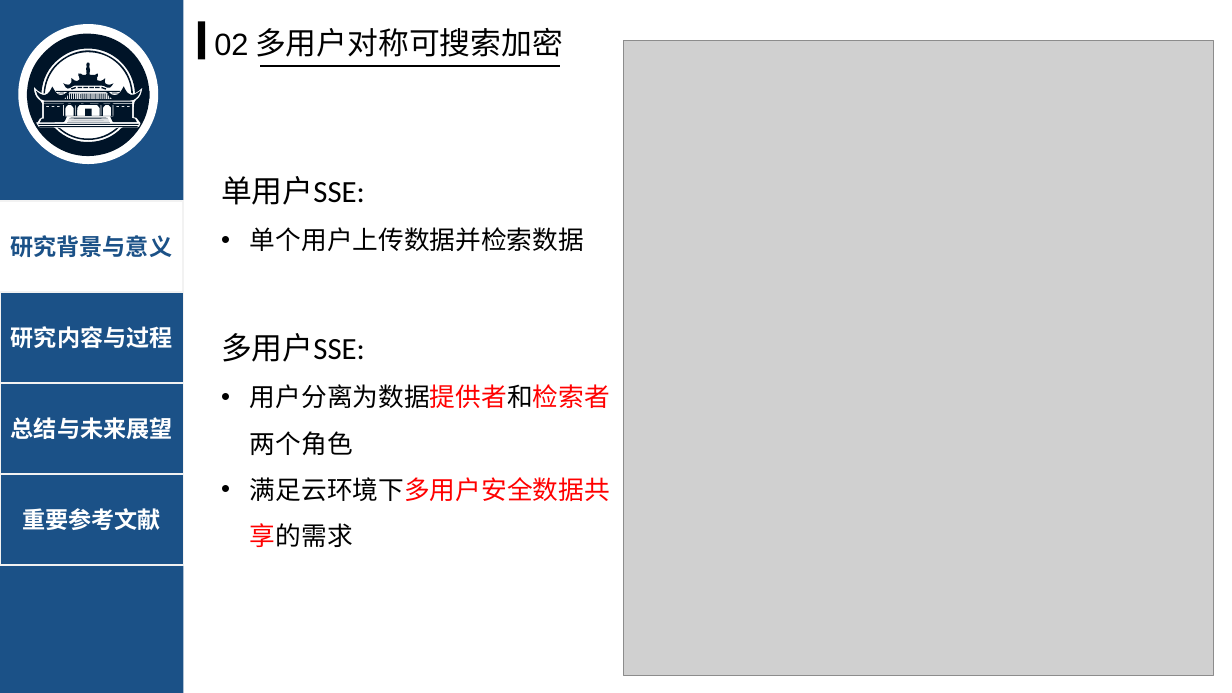
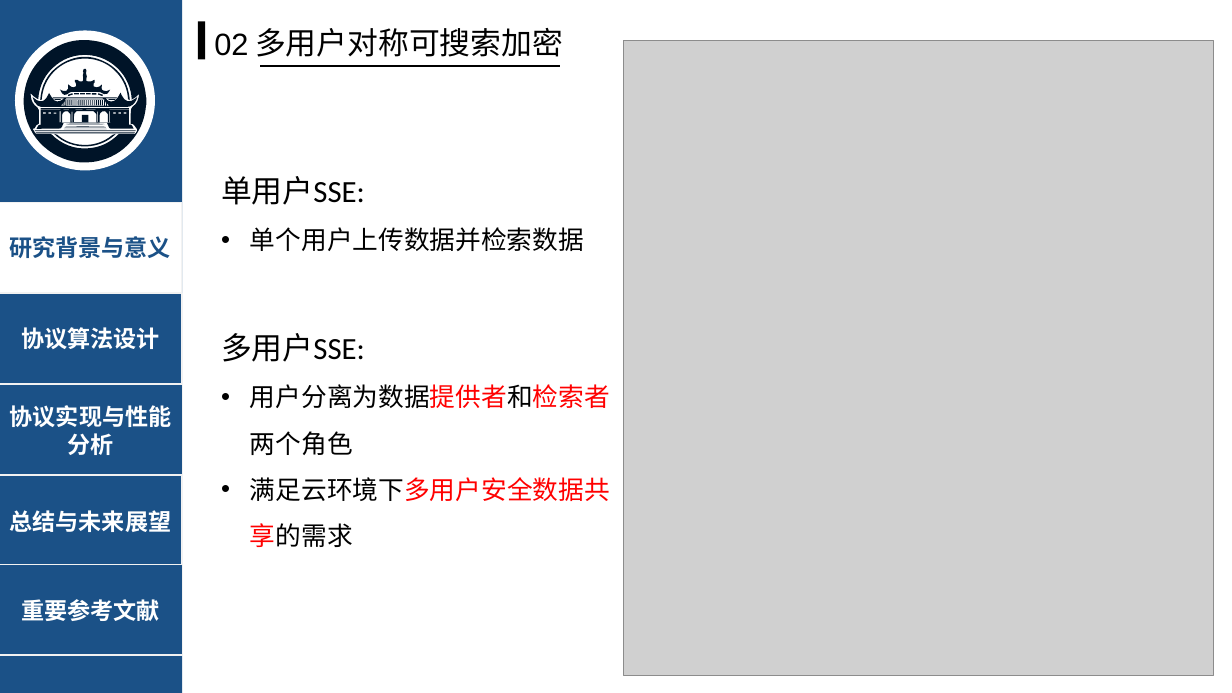
Before and after one commit to jerry-luo-zl/Searchable-Encrption-MC-JXT, a slide deck: slide 5 of pre/毕设答辩-罗之龙.pptx. Drawn at 1232x693 pixels with LibreOffice and Linux fonts; fonts in the diff are those of the drawing; grey boxes stand for pictures. Boxes give left, top, right and bottom in pixels: in the first picture for what was removed or moved away, otherwise in the second. Text is boxed around its words. In the diff, an @@ line names an element or a change of style, - is before the commit and + after.

```diff
--- a/pre/毕设答辩-罗之龙.pptx
+++ b/pre/毕设答辩-罗之龙.pptx
@@ picture added at bbox=[54, 53, 127, 124] @@
@@ freeform shape: place and size @@
-freeform shape at bbox=[105, 93, 106, 99]
+freeform shape at bbox=[67, 100, 67, 105]
@@ freeform shape: place and size @@
-freeform shape at bbox=[104, 93, 104, 99]
+freeform shape at bbox=[68, 100, 69, 105]
@@ freeform shape: place and size @@
-freeform shape at bbox=[95, 87, 100, 88]
+freeform shape at bbox=[74, 93, 79, 94]
@@ freeform shape: place and size @@
-freeform shape at bbox=[76, 93, 77, 99]
+freeform shape at bbox=[82, 100, 83, 105]
@@ freeform shape: place and size @@
-freeform shape at bbox=[83, 87, 88, 88]
+freeform shape at bbox=[86, 93, 91, 94]
@@ 22 freeform shapes: place and size @@
-22 freeform shapes at bbox=[43, 47, 133, 145]
+22 freeform shapes at bbox=[41, 54, 130, 152]
@@ 14 freeform shapes, 1 ellipse: place and size @@
-14 freeform shapes, 1 ellipse at bbox=[18, 24, 159, 165]
+14 freeform shapes, 1 ellipse at bbox=[15, 30, 155, 171]
@@ text in rectangle at bbox=[21, 327, 160, 349]: text changed @@
-研究内容与过程
+协议算法设计
@@ rectangle added at bbox=[0, 384, 182, 475], fill #1B5187, outline #F2F2F2 1 pt, 18 pt, text #FFFFFF, bold @@
+协议实现与性能分析
@@ rectangle "总结与未来展望": place and size @@
-rectangle "总结与未来展望" at bbox=[0, 384, 183, 474]
+rectangle "总结与未来展望" at bbox=[0, 476, 182, 567]
@@ rectangle "重要参考文献": place and size @@
-rectangle "重要参考文献" at bbox=[0, 475, 183, 566]
+rectangle "重要参考文献" at bbox=[0, 565, 182, 655]
```
Also in this commit, not shown: 24 other slides changed, 1 slide added, 1 other file.
